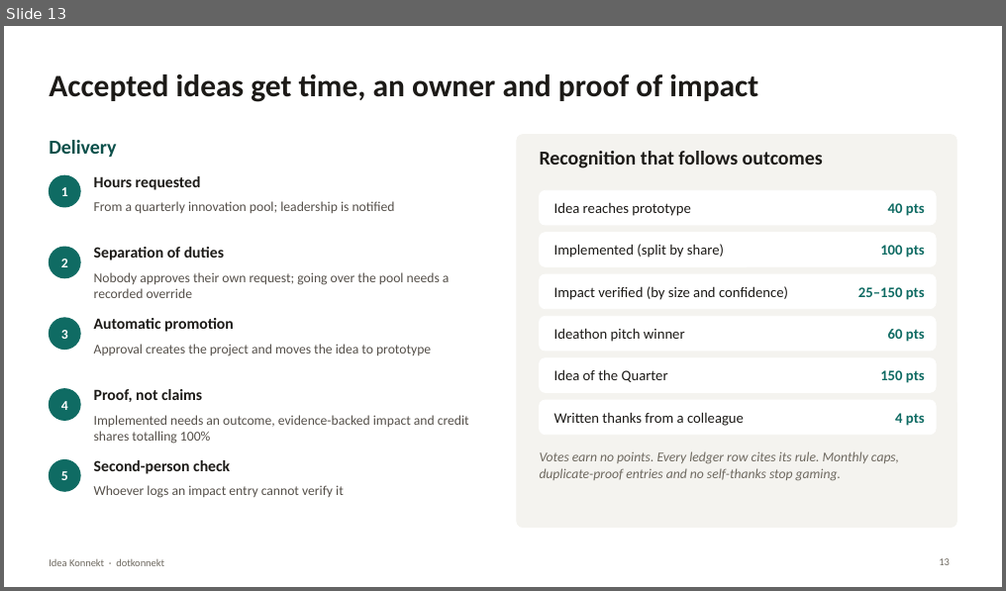
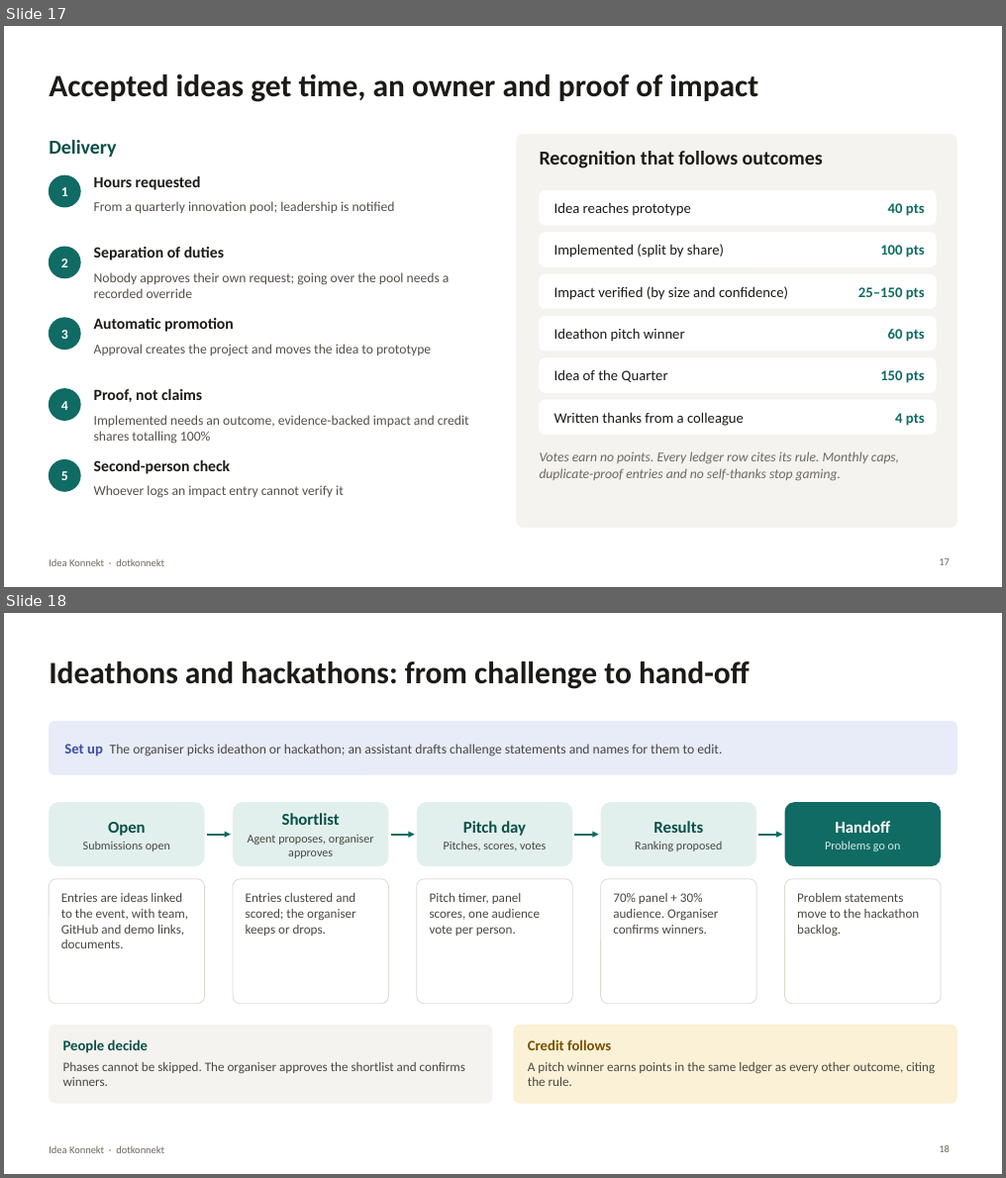
Before and after one commit to AmrithNiyogi/Idea-Hub, a slide deck: docs/project_docs/Idea_Konnekt_Demo.pptx. Shown one above the other, each under a label of ours: slide 13 before the commit, slides 17 and 18 after it. The pictures are 1006x591 and 1006x1178 pixels, drawn with LibreOffice and Linux fonts; fonts in the diff are those of the drawing. Boxes give left, top, right and bottom in pixels: in the first picture for what was removed or moved away, otherwise in the second. Text is boxed around its words. In the diff, an @@ line names an element or a change of style, - is before the commit and + after.

```diff
--- a/docs/project_docs/Idea_Konnekt_Demo.pptx
+++ b/docs/project_docs/Idea_Konnekt_Demo.pptx
@@ slide 18 added at (x1=4, y1=613, x2=1002, y2=1174), background #FFFFFF; not listed: 1 template element that a slide beside it also shows @@
@@ title added at (x1=49, y1=662, x2=749, y2=689), 30 pt, text #1C1A17, bold @@
+Ideathons and hackathons: from challenge to hand-off
@@ rounded rectangle added at (x1=49, y1=721, x2=957, y2=774), fill #E7ECF8, 13 pt, text #4A4742 @@
+Set up The organiser picks ideathon or hackathon; an assistant drafts challenge statements and names for them to edit.
@@ rounded rectangle added at (x1=49, y1=802, x2=205, y2=866), fill #E2F0ED, 11.5 pt, text #4A4742 @@
+Open
+Submissions open
@@ rounded rectangle added at (x1=233, y1=802, x2=389, y2=866), fill #E2F0ED, 11.5 pt, text #4A4742 @@
+Shortlist
+Agent proposes, organiser approves
@@ rounded rectangle added at (x1=417, y1=802, x2=572, y2=866), fill #E2F0ED, 11.5 pt, text #4A4742 @@
+Pitch day
+Pitches, scores, votes
@@ rounded rectangle added at (x1=601, y1=802, x2=756, y2=866), fill #E2F0ED, 11.5 pt, text #4A4742 @@
+Results
+Ranking proposed
@@ rounded rectangle added at (x1=785, y1=802, x2=941, y2=866), fill #0F6B63, 11.5 pt, text #D6EAE6 @@
+Handoff
+Problems go on
@@ arrow added from (207, 835) to (231, 835), #0F6B63 1.75 pt @@
@@ arrow added from (391, 835) to (415, 835), #0F6B63 1.75 pt @@
@@ arrow added from (574, 835) to (598, 835), #0F6B63 1.75 pt @@
@@ arrow added from (758, 835) to (782, 835), #0F6B63 1.75 pt @@
@@ rounded rectangle added at (x1=49, y1=879, x2=205, y2=1004), fill #FFFFFF, outline #DDD9D0 0.75 pt, 12.5 pt, text #4A4742 @@
+Entries are ideas linked to the event, with team, GitHub and demo links, documents.
@@ rounded rectangle added at (x1=233, y1=879, x2=389, y2=1004), fill #FFFFFF, outline #DDD9D0 0.75 pt, 12.5 pt, text #4A4742 @@
+Entries clustered and scored; the organiser keeps or drops.
@@ rounded rectangle added at (x1=417, y1=879, x2=572, y2=1004), fill #FFFFFF, outline #DDD9D0 0.75 pt, 12.5 pt, text #4A4742 @@
+Pitch timer, panel scores, one audience vote per person.
@@ rounded rectangle added at (x1=601, y1=879, x2=756, y2=1004), fill #FFFFFF, outline #DDD9D0 0.75 pt, 12.5 pt, text #4A4742 @@
+70% panel + 30% audience. Organiser confirms winners.
@@ rounded rectangle added at (x1=785, y1=879, x2=941, y2=1004), fill #FFFFFF, outline #DDD9D0 0.75 pt, 12.5 pt, text #4A4742 @@
+Problem statements move to the hackathon backlog.
@@ rounded rectangle added at (x1=49, y1=1025, x2=493, y2=1104), fill #F4F3EF, 12.5 pt, text #4A4742 @@
+People decide
+Phases cannot be skipped. The organiser approves the shortlist and confirms winners.
@@ rounded rectangle added at (x1=514, y1=1025, x2=957, y2=1104), fill #FBF1D6, 12.5 pt, text #4A4742 @@
+Credit follows
+A pitch winner earns points in the same ledger as every other outcome, citing the rule.
@@ page number added at (x1=939, y1=1146, x2=949, y2=1153), 10 pt, text #6E6960 @@
+18
@@ what was slide 13 is now slide 17 @@
```
Also in this commit, not shown: 3 slides changed, 7 other slides added.
